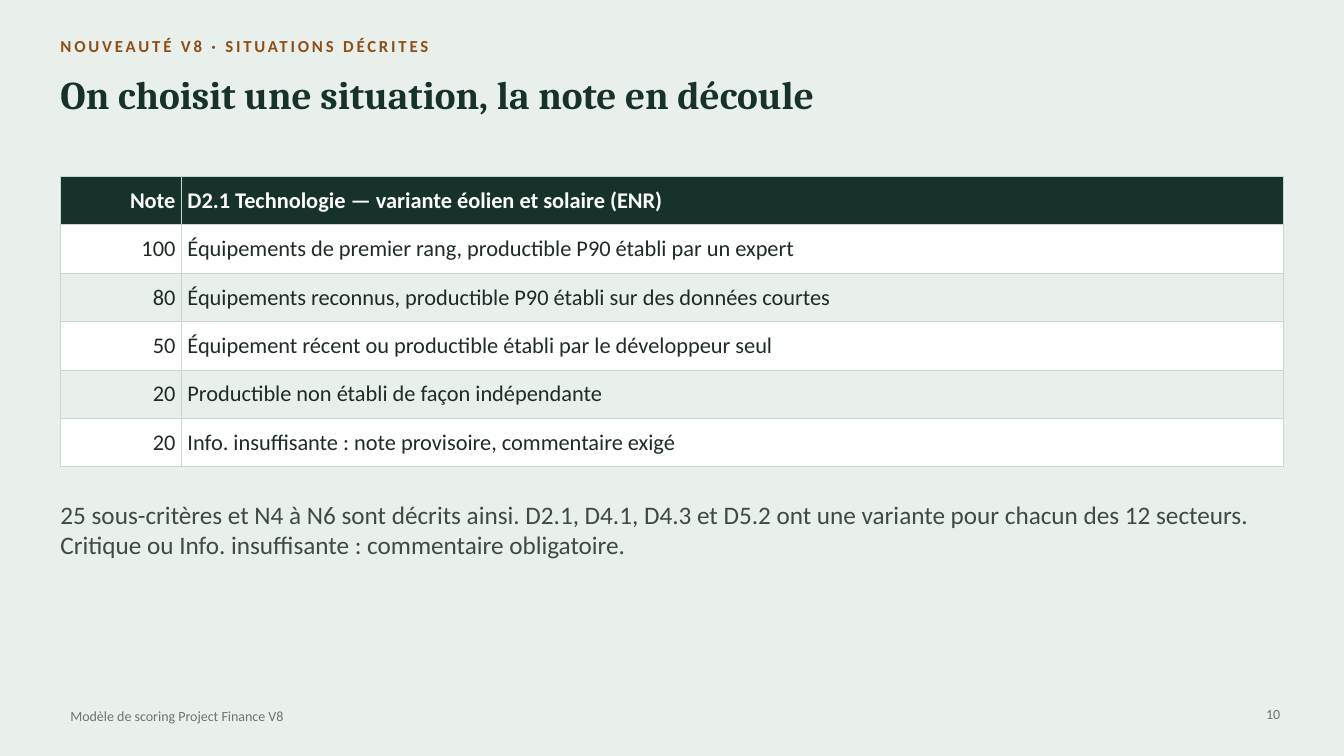
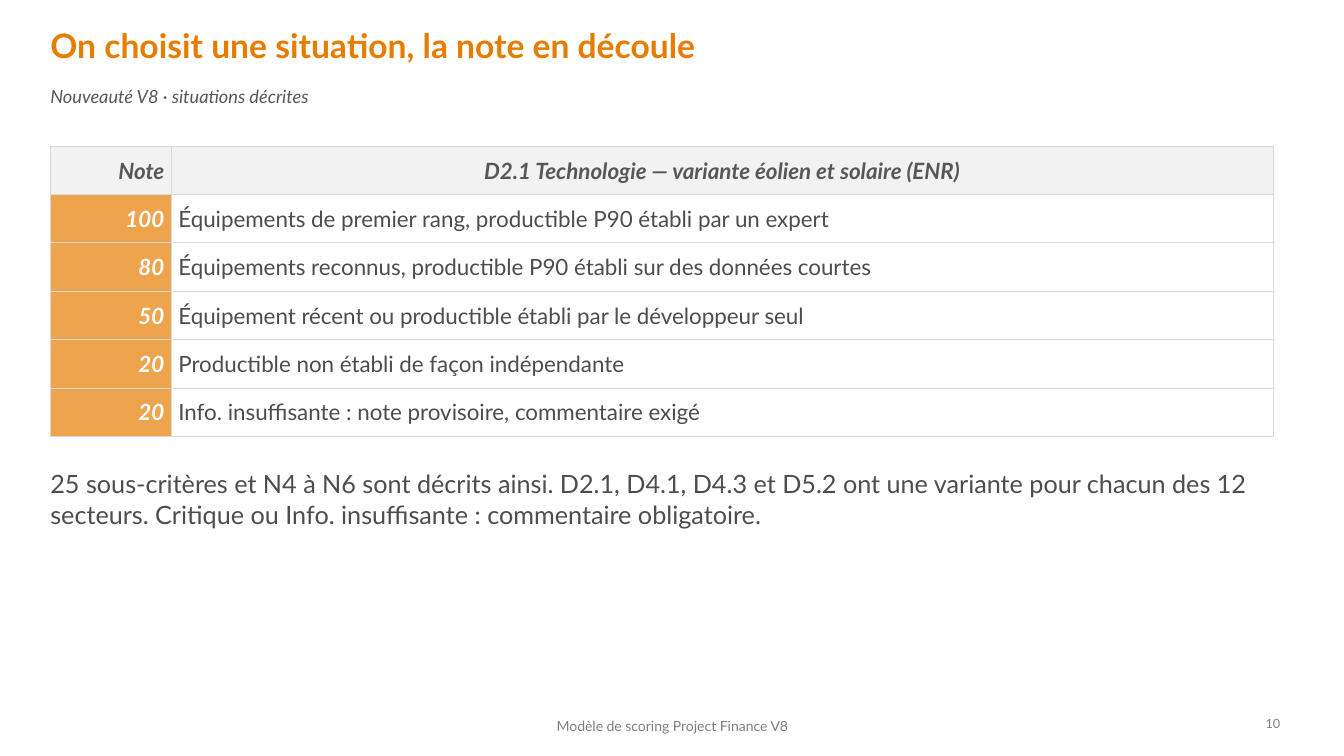
Before and after one commit to tariqeddoumi/pf-scoring-v7claude, a slide deck: slide 10 of docs/outil-excel/Presentation_scoring_PF_V8.pptx. Drawn at 1344x756 pixels with LibreOffice and Linux fonts; fonts in the diff are those of the drawing. Boxes give left, top, right and bottom in pixels: in the first picture for what was removed or moved away, otherwise in the second. Text is boxed around its words. In the diff, an @@ line names an element or a change of style, - is before the commit and + after.

```diff
--- a/docs/outil-excel/Presentation_scoring_PF_V8.pptx
+++ b/docs/outil-excel/Presentation_scoring_PF_V8.pptx
@@ background #E9EFEA to #FFFFFF @@
@@ title "On choisit une situation, la ...": place and size @@
-title "On choisit une situation, la ..." at box(60, 81, 814, 115)
+title "On choisit une situation, la ..." at box(50, 33, 695, 63)
@@ title "On choisit une situation, la ..." at box(50, 33, 695, 63): size 28 to 24 pt, font Cambria to Lato, text colour #17322A to #E67D00 @@
@@ text at box(50, 89, 308, 103): text changed; size 12 to 13 pt; font Calibri to Lato; text colour #8F4E16 to #575757; bold off; italic on @@
-NOUVEAUTÉ V8 · SITUATIONS DÉCRITES
+Nouveauté V8 · situations décrites
@@ table at box(50, 146, 1273, 428) @@
@@ fill #17322A to #F2F2F2 in row 1 @@
@@ fill #FFFFFF to #EDA44C in 3 cells @@
@@ fill #E9EFEA to #EDA44C in 2 cells @@
@@ fill #E9EFEA to #FFFFFF in 2 cells @@
@@ font Calibri to Lato @@
@@ text colour #FFFFFF to #575757 in "Note", "D2.1 Technologie — variante éolien et solaire ..." @@
@@ italic on in "Note", "D2.1 Technologie — variante éolien et solaire ...", "100", "80" and 3 more places @@
@@ text colour #1E2B26 to #FFFFFF, bold on in "100", "80", "50", "20" and 1 more places @@
@@ text colour #1E2B26 to #4D4D4D in "Équipements de premier rang, productible P90 établi ...", "Équipements reconnus, productible P90 établi sur des ...", "Équipement récent ou productible établi par le ...", "Productible non établi de façon indépendante" and 1 more places @@
@@ alignment left to centre @@
@@ borders changed @@
@@ table: place and size @@
-table at box(60, 176, 1284, 458)
+table at box(50, 146, 1273, 428)
@@ text "25 sous-critères et N4 à ...": place and size @@
-text "25 sous-critères et N4 à ..." at box(60, 506, 1248, 559)
+text "25 sous-critères et N4 à ..." at box(50, 474, 1246, 528)
@@ text "25 sous-critères et N4 à ..." at box(50, 474, 1246, 528): font Calibri to Lato, text colour #3E4A45 to #4D4D4D @@
@@ text "Modèle de scoring Project Finance ...": place and size @@
-text "Modèle de scoring Project Finance ..." at box(70, 711, 283, 724)
+text "Modèle de scoring Project Finance ..." at box(557, 720, 789, 734)
@@ text "Modèle de scoring Project Finance ..." at box(557, 720, 789, 734): font Calibri to Lato, text colour #6B7671 to #7F7F7F; alignment left to centre @@
@@ page number: place and size @@
-page number at box(1266, 710, 1280, 719)
+page number at box(1266, 719, 1281, 728)
@@ page number at box(1266, 719, 1281, 728): size 10 to 9 pt, font Calibri to Lato, text colour #6B7671 to #7F7F7F @@
```
Also in this commit, not shown: 17 other slides changed.
